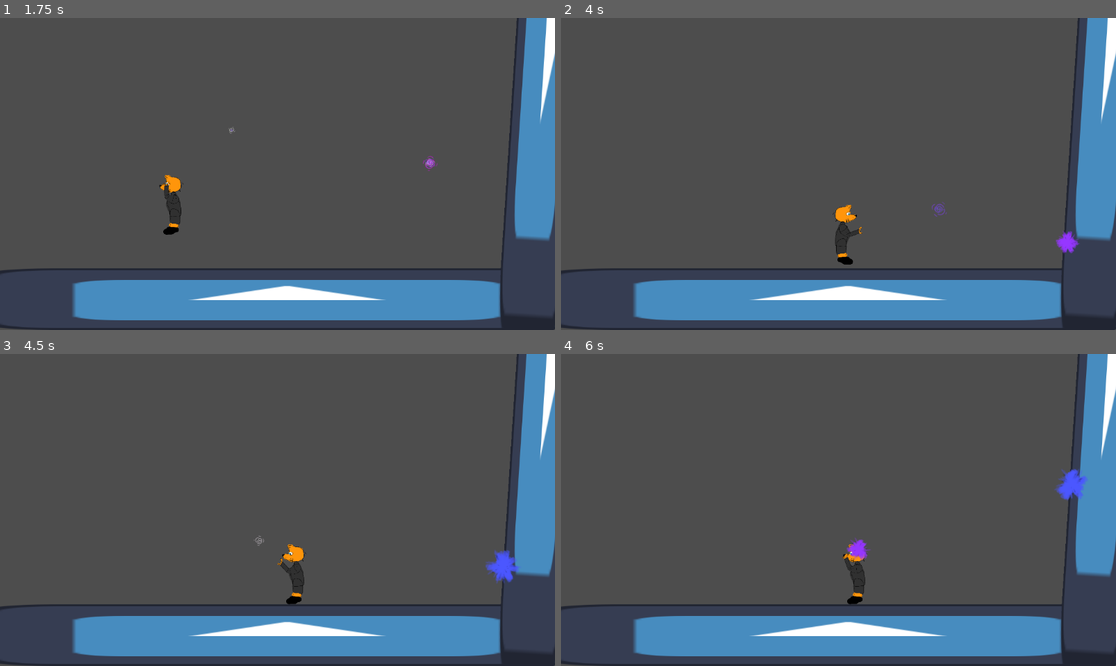
Above: before the commit, frames 1-4 (two rows, left to right).
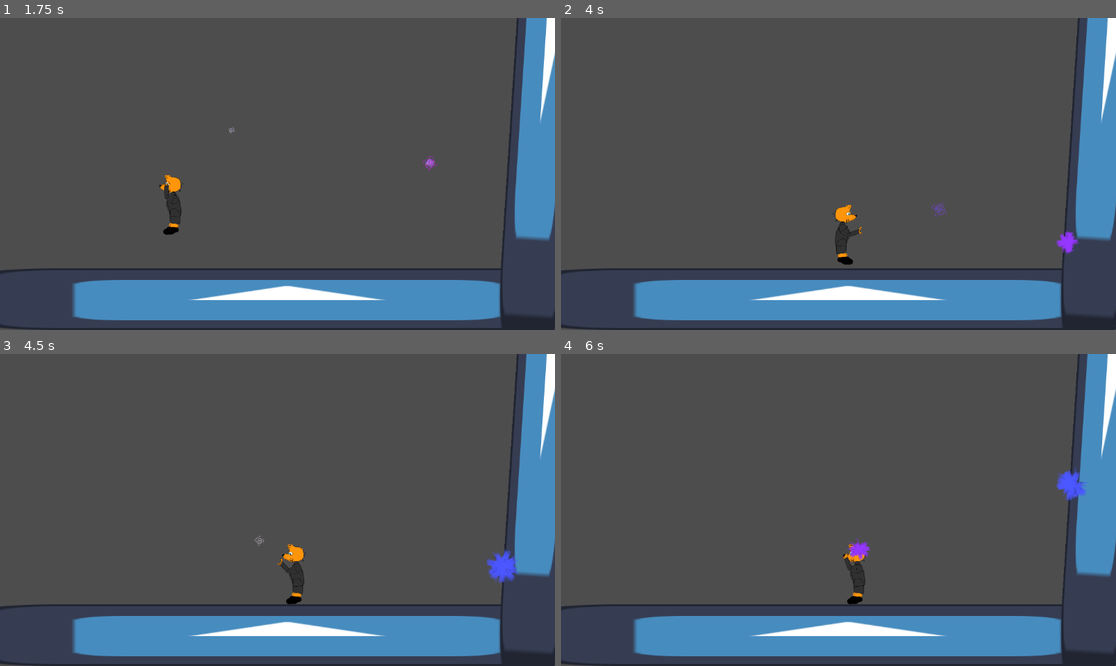
Above: after the commit, the same moments.

Repository: DrOtter3000/foxy-mc-foxmage
Game: Godot game, scene res://Levels/level_template.tscn
The game is run twice, just before and just after one commit, with the same random seed, the same clock (stepped at 60 frames per second) and the same inputs. The engine's default icon, where the game draws it, is replaced by a stand-in: a white triangle on a blue panel in a dark square.
Inputs (mouse positions are in pixels of both pictures, inside the frame that each line leads up to):
- Up to frame 1 (1.75 s): move the mouse to (399, 158) at 0.52 s; hold D (right) from 0.53 s (still down); click (399, 158) at 0.6 s; tap Space (jump) at 0.77, 1.52 s; move the mouse to (166, 189) at 1.27 s; click (166, 189) at 1.35 s
- Up to frame 2 (4 s): move the mouse to (894, 105) at 2.02 s; release D (right) at 2.03 s; hold A (left) 2.03-2.78 s; click (894, 105) at 2.1 s; move the mouse to (810, 236) at 2.77 s; hold D (right) from 2.78 s (still down); click (810, 236) at 2.85 s; tap Space (jump) at 3.02, 3.77 s; move the mouse to (1005, 220) at 3.52 s; click (1005, 220) at 3.6 s
- Up to frame 3 (4.5 s): move the mouse to (111, 463) at 4.27 s; release D (right) at 4.28 s; hold A (left) from 4.28 s (still down); click (111, 463) at 4.35 s
- Up to frame 4 (6 s): tap Space (jump) at 4.52 s; move the mouse to (866, 510) at 5.02 s; release A (left) at 5.03 s; hold D (right) 5.03-5.78 s; click (866, 510) at 5.1 s; move the mouse to (755, 432) at 5.77 s; hold A (left) from 5.78 s (still down); click (755, 432) at 5.85 s

Frame 1 is identical in both runs. In frame 2, 0.1% of the frame differs, in the area x 89-94%, y 68-76%; in frame 3, 0.2%; in frame 4, 0.4%, in the area x 51-95%, y 36-67%.

Commit message:
change explosioen call to deferred

Diff:
--- a/Projectiles/projectile.gd
+++ b/Projectiles/projectile.gd
@@ -14,6 +14,6 @@
 
 func _on_body_entered(body: Node2D) -> void:
 	var explosion_instance = explosion.instantiate()
-	get_parent().add_child(explosion_instance)
+	get_parent().call_deferred("add_child", explosion_instance)
 	explosion_instance.global_position = global_position
 	queue_free()
